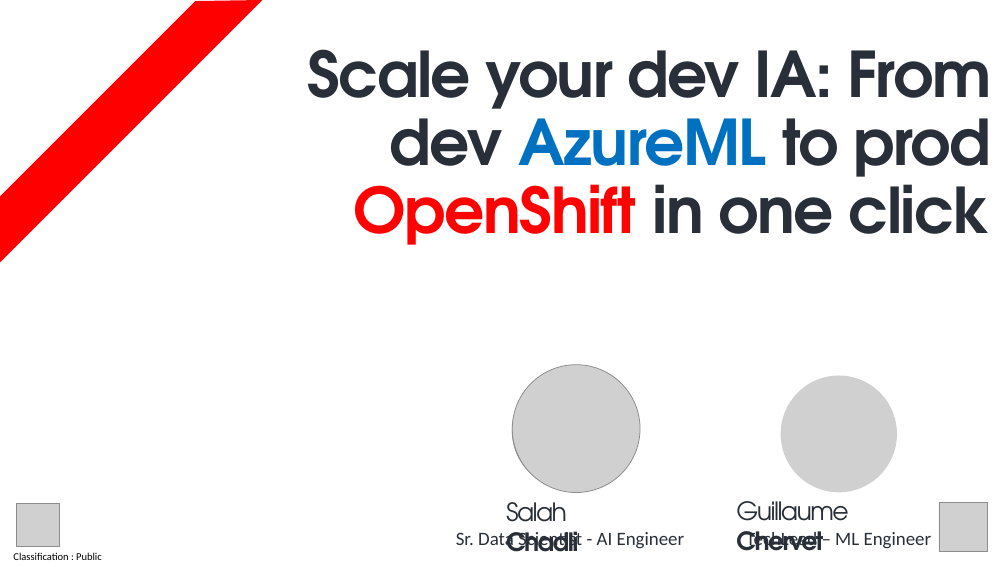
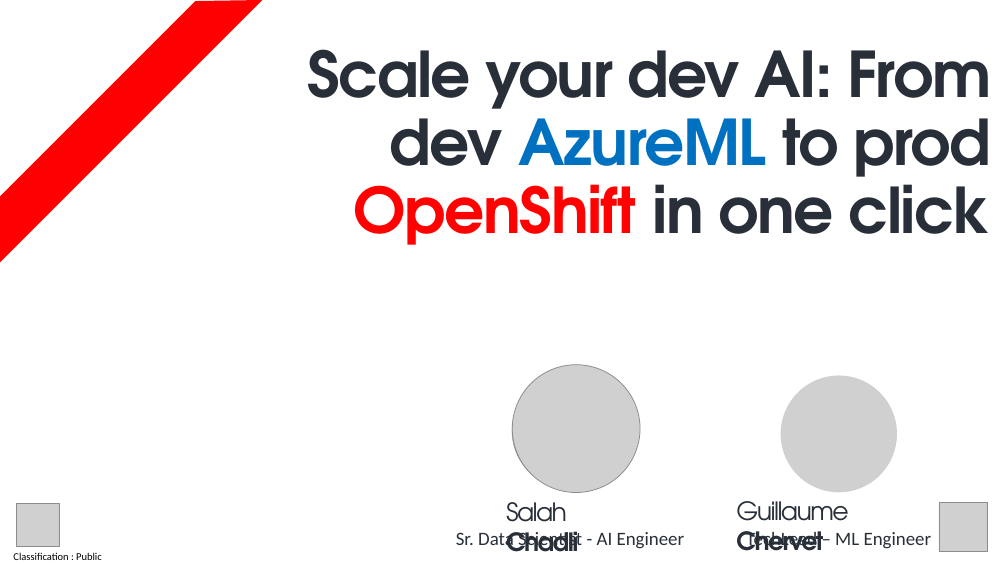
Before and after one commit to AxaFrance/azureml-to-openshift-talk, a slide deck: slide 1 of Scale your dev IA From dev AzureML to prod OpenShift in one click_newTemplate.pptx. Drawn at 1008x567 pixels with LibreOffice and Linux fonts; fonts in the diff are those of the drawing; grey boxes stand for pictures. Boxes give left, top, right and bottom in pixels: in the first picture for what was removed or moved away, otherwise in the second. Text is boxed around its words. In the diff, an @@ line names an element or a change of style, - is before the commit and + after.

Commit message:
update

```diff
--- a/Scale your dev IA From dev AzureML to prod OpenShift in one click_newTemplate.pptx
+++ b/Scale your dev IA From dev AzureML to prod OpenShift in one click_newTemplate.pptx
@@ text at [307,49,992,245]: text changed @@
-Scale your dev IA: From dev AzureML to prod OpenShift in one click
+Scale your dev AI: From dev AzureML to prod OpenShift in one click
```
Also in this commit, not shown: 2 other slides changed, 1 slide added.
